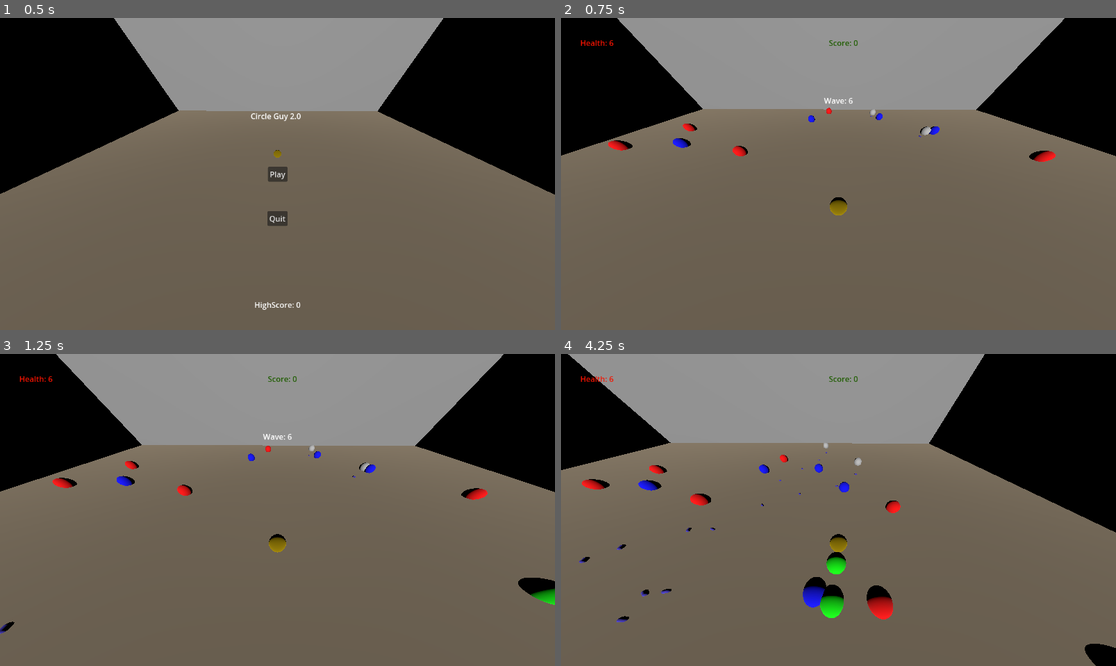
Above: before the commit, frames 1-4 (two rows, left to right).
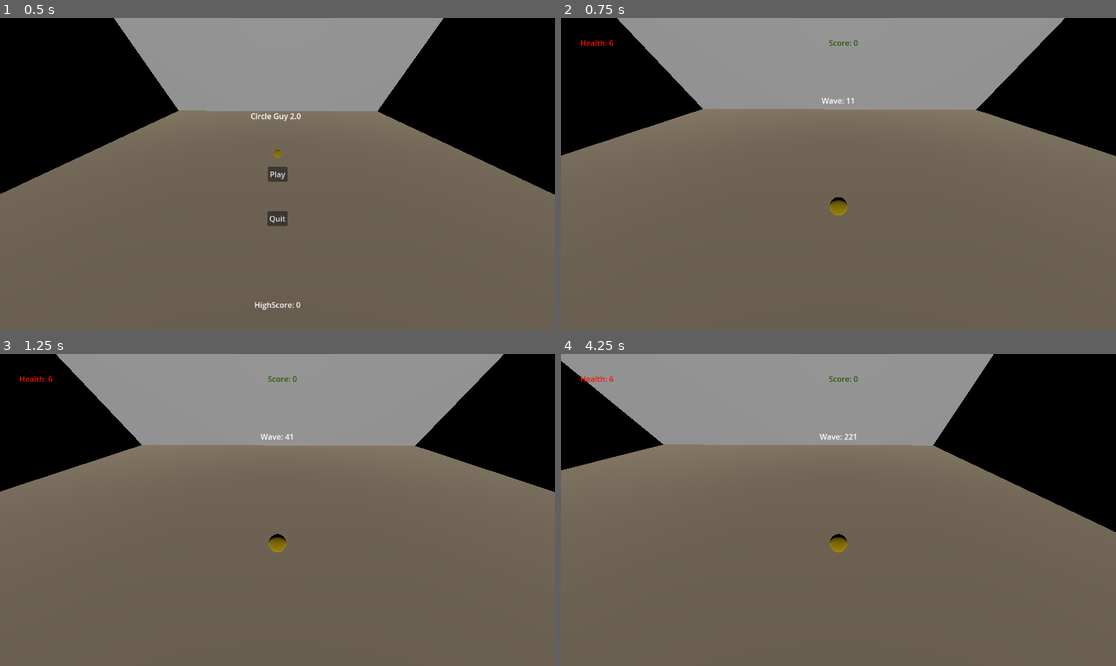
Above: after the commit, the same moments.

Repository: Jontruiz1/CircleGuy2.0
Game: Godot game, scene res://MainMenu/Menu.tscn
The game is run twice, just before and just after one commit, with the same random seed, the same clock (stepped at 60 frames per second) and the same inputs.
Inputs (mouse positions are in pixels of both pictures, inside the frame that each line leads up to):
- Up to frame 1 (0.5 s): no input
- Up to frame 2 (0.75 s): click "Play" at 0.5 s
- Up to frame 3 (1.25 s): no input
- Up to frame 4 (4.25 s): move the mouse to (960, 494) at 1.27 s; hold D (move_right) 1.28-2.03 s; click (960, 494) at 1.42 s; move the mouse to (727, 525) at 2.02 s; hold S (move_down) 2.03-2.78 s; move the mouse to (894, 441) at 2.77 s; hold D (move_right) 2.78-3.53 s; move the mouse to (810, 572) at 3.52 s; hold W (move_up) from 3.53 s (still down); click (810, 572) at 3.67 s

Frame 1 is identical in both runs. In frame 2, 0.6% of the frame differs, in the area x 8-90%, y 25-47%; in frame 3, 1.1%; in frame 4, 3.8%, in the area x 0-100%, y 0-100%.
Error after the commit: Parse Error: Class "Enemy" hides a global script class. (res://MainGame/Enemy.gd:1)

Commit message:
Begins to add powerups

Diff:
--- a/Test/MainGame/Main.gd
+++ b/Test/MainGame/Main.gd
@@ -16,7 +16,7 @@
 var game_music = ["res://MainGame/Music/Track1-InGame.mp3"]
 
 var powerUps = []
-var wave = 6
+var wave = 1
 var enemyCount = 0
 var pause_menu = null
 var player = null
@@ -24,56 +24,80 @@
 var camera = null
 var enemyObj = null
 var musicPlayer = null
+var powerUpObj = null
 
 # Called when the node enters the scene tree or the first time.
 func _ready():
+	# loading nodes to be used later
+	enemyObj = preload("res://MainGame/Enemy.tscn")
+	powerUpObj = preload("res://MainGame/PowerUp.tscn")
 	pause_menu = get_node("PauseMenu").get_children()
 	musicPlayer = get_node("BkgMusic")
-	enemyObj = preload("res://MainGame/Enemy.tscn")
+	player = get_node("Player")
+
+	# randiom number generation
 	rng = RandomNumberGenerator.new()
 	rng.seed = hash(Time.get_time_string_from_system())
-	player = get_node("Player")
+
+
+	# spawn initial wave
 	spawnWave()
 
+
+
 func normal_wave():
+	# spawn wave * 4 enemies
 	for n in range(wave*4):
+		# generate a random color in the colors list limited by the wave
 		var enemyVariety = rng.randf_range(0, wave)
 		enemyVariety = clamp(enemyVariety, 0, enemyColors.size()-1)
+		var enemyColor = enemyColors[enemyVariety]
+
+		# random position for the enemy to spawn at in a specific radius around the player
 		var enemy_x = rng.randf_range(-25, 25)
 		var enemy_z = rng.randf_range(-18, 18)
-
 		while(pow((enemy_x - player.position.x), 2) + pow((enemy_z - player.position.z), 2) < pow(10, 2)):
 			enemy_x = rng.randf_range(-25, 25)
 			enemy_z = rng.randf_range(-18, 18)
 
-		var enemyColor = enemyColors[enemyVariety]
+		# instantiate and position an enemy object
 		var enemy = enemyObj.instantiate()
 		enemy.position = Vector3(enemy_x, .6, enemy_z)
 		enemy.init(enemyTypes[enemyColor][0], enemyTypes[enemyColor][1], enemyTypes[enemyColor][2], enemyTypes[enemyColor][3], enemyTypes[enemyColor][4], enemyColor, player)
 		enemy.set_collision_layer(2)
 		add_child(enemy)
+
 		enemyCount += 1
 
 func boss_wave():
+	# probably can be made into another function
 	var bossVariety = rng.randf_range(0, wave)
 	bossVariety = clamp(bossVariety, 0, bossColors.size()-1)
-	var enemy_x = rng.randf_range(-27, 27)
-	var enemy_z = rng.randf_range(-20, 20)
+	var bossColor = bossColors[bossVariety]
+
+	var enemy_x = rng.randf_range(-25, 25)
+	var enemy_z = rng.randf_range(-18, 18)
 	while(pow((enemy_x - player.position.x), 2) + pow((enemy_z - player.position.z), 2) < pow(5, 2)):
-		enemy_x = rng.randf_range(-27, 27)
-		enemy_z = rng.randf_range(-20, 20)
+		enemy_x = rng.randf_range(-25, 25)
+		enemy_z = rng.randf_range(-18, 18)
 
-
-	var bossColor = bossColors[bossVariety]
+	# instantiate and position boss
 	var boss = enemyObj.instantiate()
 	boss.position = Vector3(enemy_x, .6, enemy_z)
+	boss.init(bossTypes[bossColor][0],bossTypes[bossColor][1], bossTypes[bossColor][2], bossTypes[bossColor][3], bossTypes[bossColor][4], bossColor, player)
 	bossTypes[bossColor][0] = clamp(wave * 2, 0, 50);
+	boss.set_collision_layer(2)
 
-	boss.init(bossTypes[bossColor][0],bossTypes[bossColor][1], bossTypes[bossColor][2], bossTypes[bossColor][3], bossTypes[bossColor][4], bossColor, player)
+	# make boss big and move up
 	boss.scale *= 5
 	boss.position.y += .6
 	add_child(boss)
+
 	enemyCount += 1
+'''
+func spawnPowerUp():
+	if(wave % 3 == 0):
+'''
 
 func spawnWave():
 	if(wave % 10 != 0):
--- /dev/null
+++ b/Test/MainGame/PowerUp.gd
@@ -0,0 +1,15 @@
+class_name Enemy
+extends StaticBody3D
+
+var colorMatches = {
+	Color.RED : "Red",
+	Color.BLUE : "Blue",
+	Color.GREEN : "Green",
+	Color.PURPLE : "Purple"
+}
+var type = null
+
+
+
+func init(color):
+	type = color
--- /dev/null
+++ b/Test/MainGame/PowerUp.tscn
@@ -0,0 +1,16 @@
+[gd_scene load_steps=4 format=3 uid="uid://dld4xe0qpr5hy"]
+
+[ext_resource type="Script" path="res://MainGame/PowerUp.gd" id="1_4qtne"]
+
+[sub_resource type="BoxMesh" id="BoxMesh_2f0ti"]
+
+[sub_resource type="BoxShape3D" id="BoxShape3D_h76ty"]
+
+[node name="PowerUp" type="StaticBody3D"]
+script = ExtResource("1_4qtne")
+
+[node name="MeshInstance3D" type="MeshInstance3D" parent="."]
+mesh = SubResource("BoxMesh_2f0ti")
+
+[node name="CollisionShape3D" type="CollisionShape3D" parent="."]
+shape = SubResource("BoxShape3D_h76ty")
